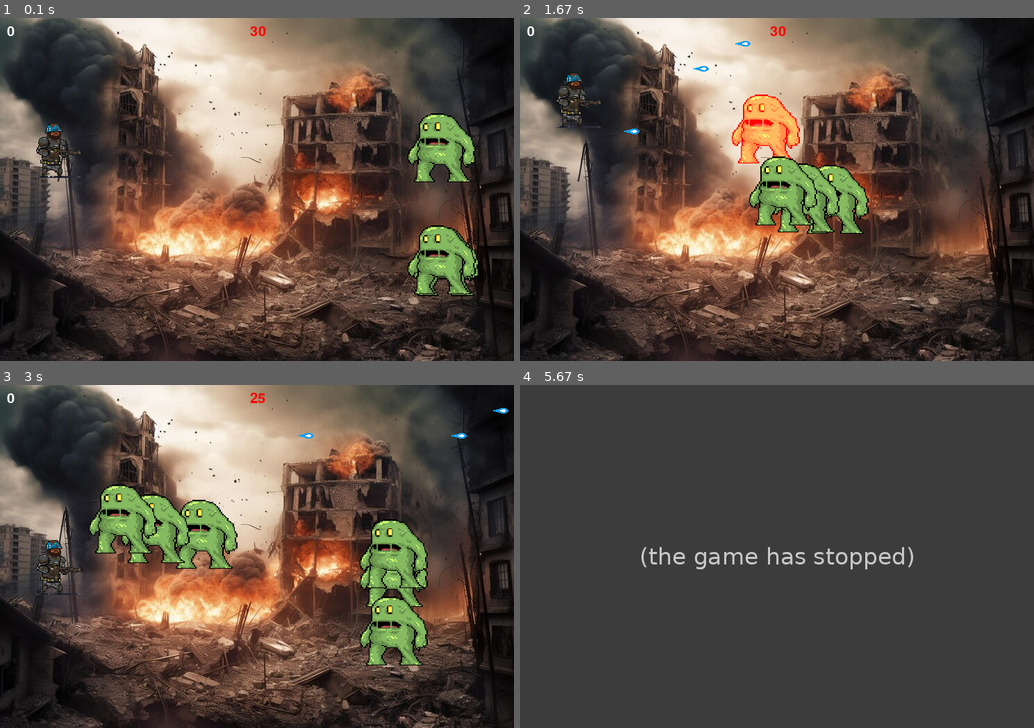
Above: before the commit, frames 1-4 (two rows, left to right).
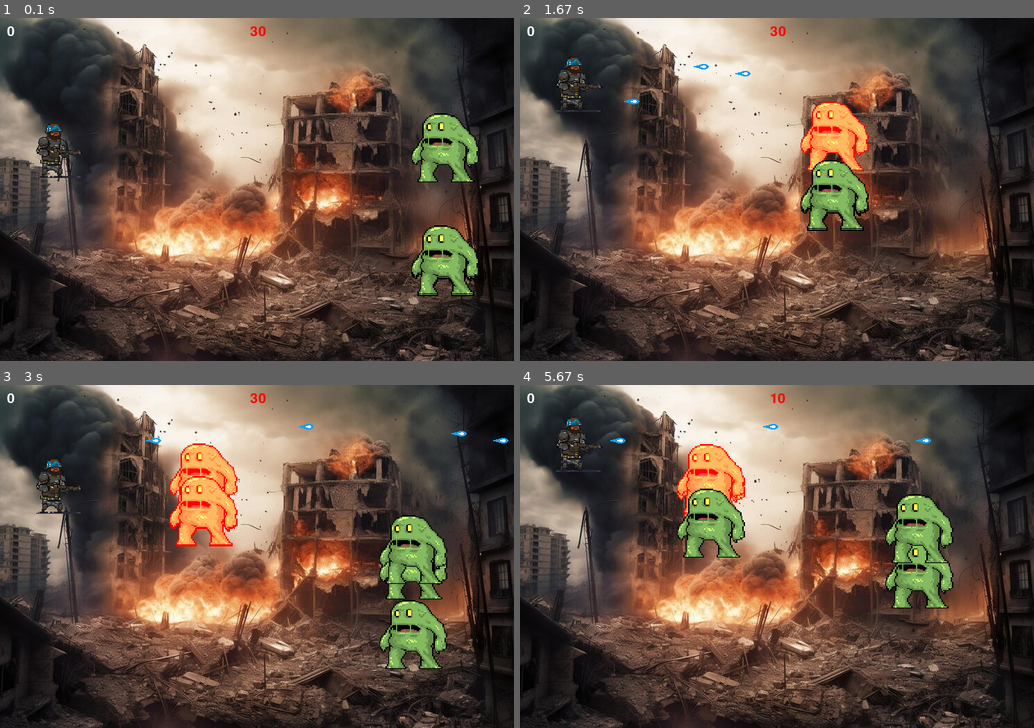
Above: after the commit, the same moments.

Repository: Zack-D-44/Monster-shooter-Pygame-game
Game: pygame game, started from main.py
The game is run twice, just before and just after one commit, with the same random seed, the same clock (stepped at 60 frames per second) and the same inputs.
Inputs:
- Up to frame 1 (0.1 s): no input
- Up to frame 2 (1.67 s): tap Space at 0.33, 0.73, 1.03, 1.23, 1.57 s; hold W 0.67-1.13 s; hold S 1.17-1.47 s; hold W from 1.5 s (still down)
- Up to frame 3 (3 s): release W at 1.87 s; hold S 1.9-2.27 s; tap Space at 1.97, 2.37, 2.7 s; hold W 2.3-2.6 s; hold S 2.63-2.93 s; hold W from 2.97 s (still down)
- Up to frame 4 (5.67 s): tap Space at 3.03, 3.43, 3.83, 4.17, 4.5, 4.9, 5.3, 5.63 s; release W at 3.33 s; hold S 3.37-3.73 s; hold W 3.77-4.07 s; hold S 4.1-4.4 s; hold W 4.43-4.8 s; hold S 4.83-5.2 s; hold W 5.23-5.53 s; hold S from 5.57 s (still down)

The runs differ from the first frame. In frame 1, 1.9% of the frame differs, in the area x 79-94%, y 27-81%; in frame 2, 7.4%; in frame 3, 13%; in frame 4, 79%, in the area x 0-100%, y 0-100%.
Before the commit the program exited at 5.32 s; later frames show no game.

Commit message:
Adding rounds with enemy and player speed increasing

Diff:
--- a/game.py
+++ b/game.py
@@ -289,6 +289,8 @@
         self.uiInfo.drawScore(0)
         self.uiInfo.drawHealth(self.player.health)
 
+        self.round = 1
+
 
     #Handling random powerup spawns
     def chooseRandomPowerUp(self):
@@ -314,10 +316,10 @@
         for _ in range(randint(1,5)):
             enemy = Enemy(self.player, self.enemySpeed, self.screen)
             self.enemies.add(enemy)
-            if self.enemiesKilled % 10 == 0:##not working come back to later
+            '''if self.enemiesKilled % 10 == 0:##not working come back to later
                 self.enemySpeed += 0.1
                 self.player.speed += 1
-                print(self.player.speed, self.enemySpeed)
+                print(self.player.speed, self.enemySpeed)'''
 
 
 
@@ -359,6 +361,13 @@
                         self.enemies.remove(enemy)
                         #Counting how many enemies killed
                         self.enemiesKilled += 1
+                    if self.enemiesKilled/10 == self.round:
+                        self.player.health += 10
+                        self.player.speed += 1
+                        self.enemySpeed += 1
+                        self.round += 1
+
+
                     else:
                         #Setting enemy is hit to activate its hit effect
                         enemy.isHit = True
